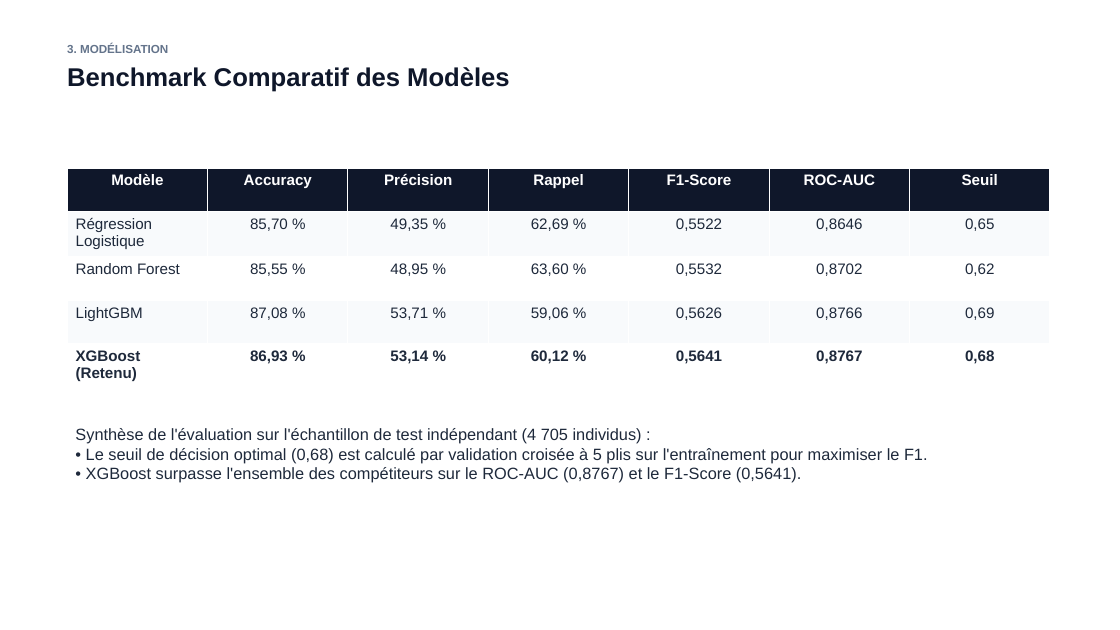
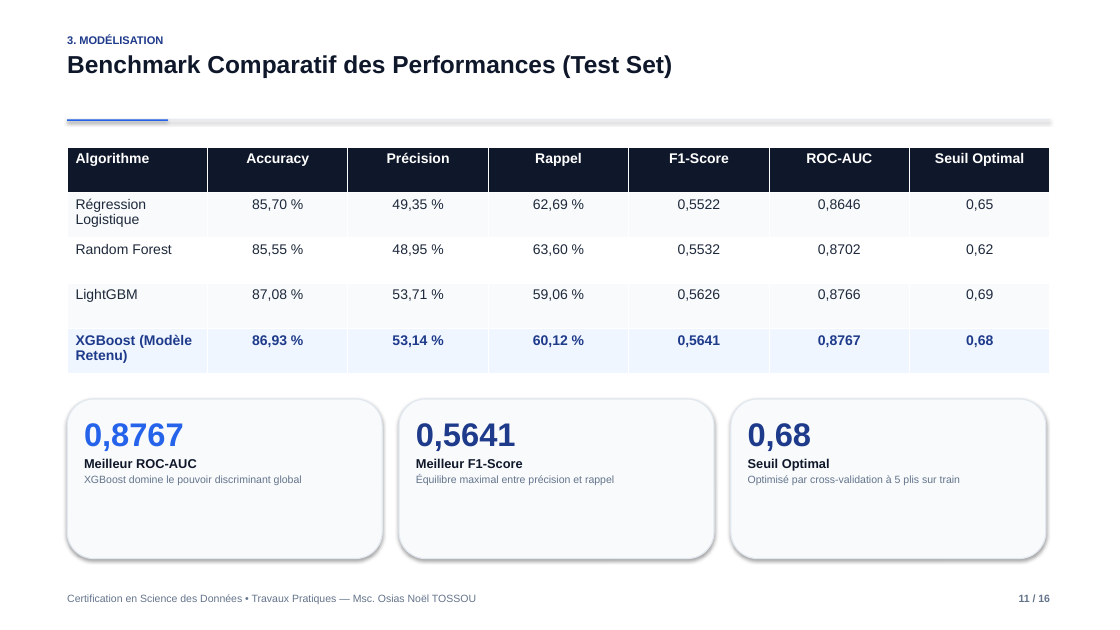
Before and after one commit to OLOUNLAD/Financial-inclusion-africa, a slide deck: slide 11 of Presentation_Soutenance.pptx. Drawn at 1120x630 pixels with LibreOffice and Linux fonts; fonts in the diff are those of the drawing. Boxes give left, top, right and bottom in pixels: in the first picture for what was removed or moved away, otherwise in the second. Text is boxed around its words. In the diff, an @@ line names an element or a change of style, - is before the commit and + after.

Commit message:
Enhance defense slides: executive card layout, KPI callouts, and elegant academic typography

```diff
--- a/Presentation_Soutenance.pptx
+++ b/Presentation_Soutenance.pptx
@@ text at (67, 55, 672, 78): text changed; size 22 to 21 pt @@
-Benchmark Comparatif des Modèles
+Benchmark Comparatif des Performances (Test Set)
@@ text at (67, 36, 163, 44): size 10 to 9.5 pt, text colour #64748B to #1E3A8A in "3. MODÉLISATION"; less space between paragraphs @@
@@ text "3. MODÉLISATION": place and size @@
-text "3. MODÉLISATION" at (67, 44, 509, 92)
+text "3. MODÉLISATION" at (67, 36, 672, 78)
@@ rectangle added at (67, 119, 1050, 120), fill #E2E8F0 @@
@@ rectangle added at (67, 119, 168, 121), fill #2563EB @@
@@ table at (67, 147, 1049, 374) @@
-row 1, column 1: Modèle
+row 1, column 1: Algorithme
-row 1, column 7: Seuil
+row 1, column 7: Seuil Optimal
-row 5, column 1: XGBoost (Retenu)
+row 5, column 1: XGBoost (Modèle Retenu)
@@ fill #FFFFFF to #EFF6FF in row 5 @@
@@ size 13 to 12 pt in "Accuracy", "Précision", "Rappel", "F1-Score" and 28 more places @@
@@ text colour #1E293B to #1E3A8A in "86,93 %", "53,14 %", "60,12 %", "0,5641" and 2 more places @@
@@ table: place and size @@
-table at (67, 168, 1049, 386)
+table at (67, 147, 1049, 374)
@@ rounded rectangle added at (67, 399, 382, 559), fill #F8FAFC, outline #E2E8F0 1 pt @@
@@ rounded rectangle added at (399, 399, 714, 559), fill #F8FAFC, outline #E2E8F0 1 pt @@
@@ rounded rectangle added at (731, 399, 1046, 559), fill #F8FAFC, outline #E2E8F0 1 pt @@
@@ text removed at (75, 428, 928, 483) @@
-Synthèse de l'évaluation sur l'échantillon de test indépendant (4 705 individus) :
-• Le seuil de décision optimal (0,68) est calculé par validation croisée à 5 plis sur l'entraînement pour maximiser le F1.
-• XGBoost surpasse l'ensemble des compétiteurs sur le ROC-AUC (0,8767) et le F1-Score (0,5641).
@@ text added at (84, 423, 302, 485), 9 pt, text #64748B @@
+0,8767
+Meilleur ROC-AUC
+XGBoost domine le pouvoir discriminant global
@@ text added at (416, 423, 614, 485), 9 pt, text #64748B @@
+0,5641
+Meilleur F1-Score
+Équilibre maximal entre précision et rappel
@@ text added at (748, 423, 960, 485), 9 pt, text #64748B @@
+0,68
+Seuil Optimal
+Optimisé par cross-validation à 5 plis sur train
@@ text added at (67, 594, 476, 604), 9 pt, text #64748B @@
+Certification en Science des Données • Travaux Pratiques — Msc. Osias Noël TOSSOU
@@ text added at (1019, 595, 1050, 602), 9 pt, text #64748B, bold @@
+11 / 16
```
Also in this commit, not shown: 9 other slides changed, 6 slides added, 6 slides removed, 2 other files.
